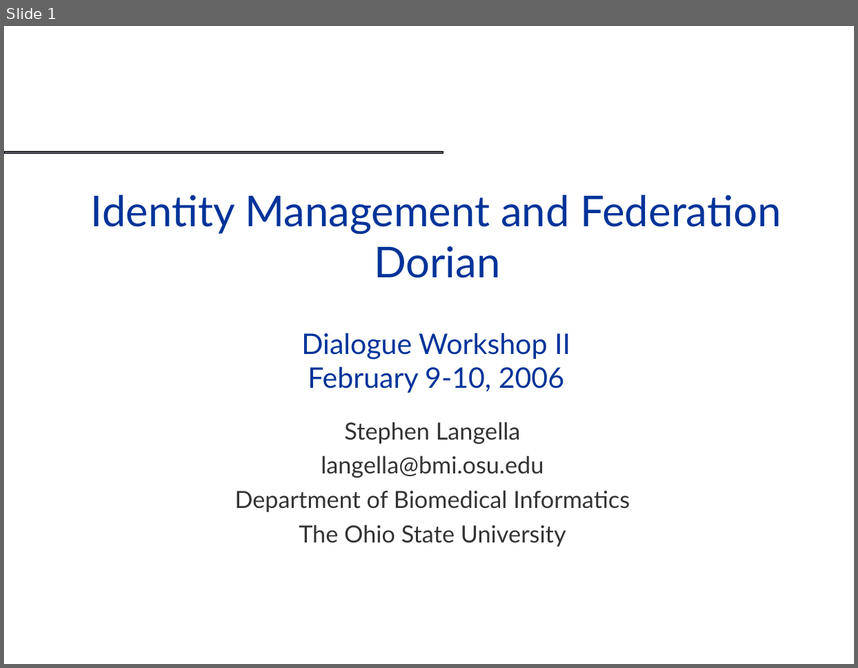
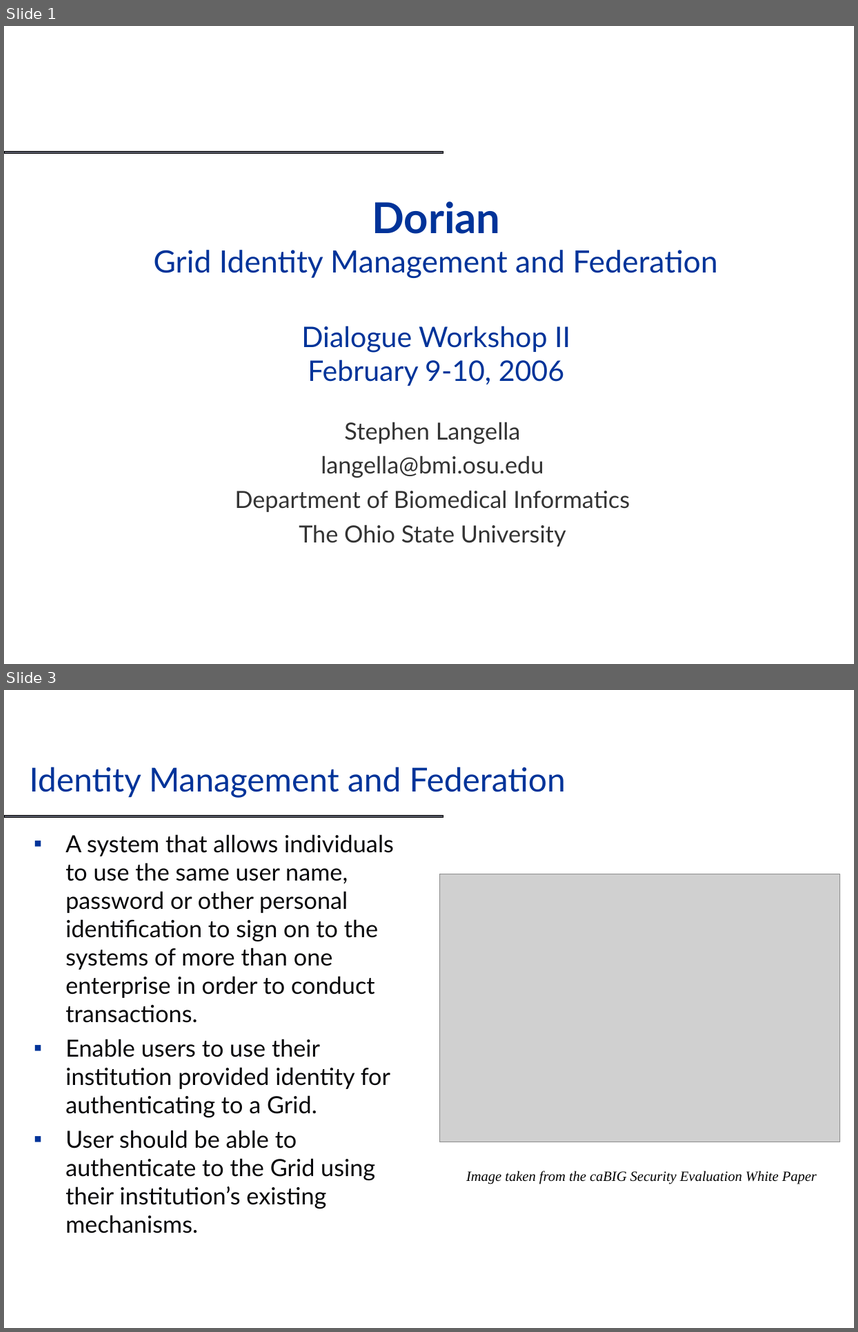
Before and after one commit to NCIP/cagrid-docs, a slide deck: presentations/dorian/Dorian_DIALOGUE2.ppt. Shown one above the other, each under a label of ours: slide 1 before the commit, slides 1 and 3 after it; the slides between them are not shown. The pictures are 858x668 and 858x1332 pixels, drawn with LibreOffice and Linux fonts; fonts in the diff are those of the drawing; grey boxes stand for pictures; background and template pictures are left out. Boxes give left, top, right and bottom in pixels: in the first picture for what was removed or moved away, otherwise in the second. Text is boxed around its words. In the diff, an @@ line names an element or a change of style, - is before the commit and + after.

```diff
--- a/presentations/dorian/Dorian_DIALOGUE2.ppt
+++ b/presentations/dorian/Dorian_DIALOGUE2.ppt
@@ slide 3 added at [4, 690, 854, 1328], background #FFFFFF; not listed: 1 template element that a slide beside it also shows @@
@@ title added at [30, 767, 566, 798], 28 pt, text #003399 @@
+Identity Management and Federation
@@ text added at [65, 834, 394, 1233], 20 pt, text #070709 @@
+▪ A system that allows individuals to use the same user name, password or other personal identification to sign on to the systems of more than one enterprise in order to conduct transactions.
+▪ Enable users to use their institution provided identity for authenticating to a Grid.
+▪ User should be able to authenticate to the Grid using their institution’s existing mechanisms.
@@ picture added at [440, 874, 840, 1141] @@
@@ text added at [466, 1170, 817, 1184], 12 pt, text #000000, italic @@
+Image taken from the caBIG Security Evaluation White Paper
@@ slide 1 changed as well @@
@@ title at [154, 201, 717, 385]: text changed; size 36 to 26 pt @@
-Identity Management and Federation
-Dorian
-Dialogue Workshop II
-February 9-10, 2006
+Dorian
+Grid Identity Management and Federation
+Dialogue Workshop II
+February 9-10, 2006
```
Also in this commit, not shown: 7 other slides added, 1 slide removed, 2 other files.
